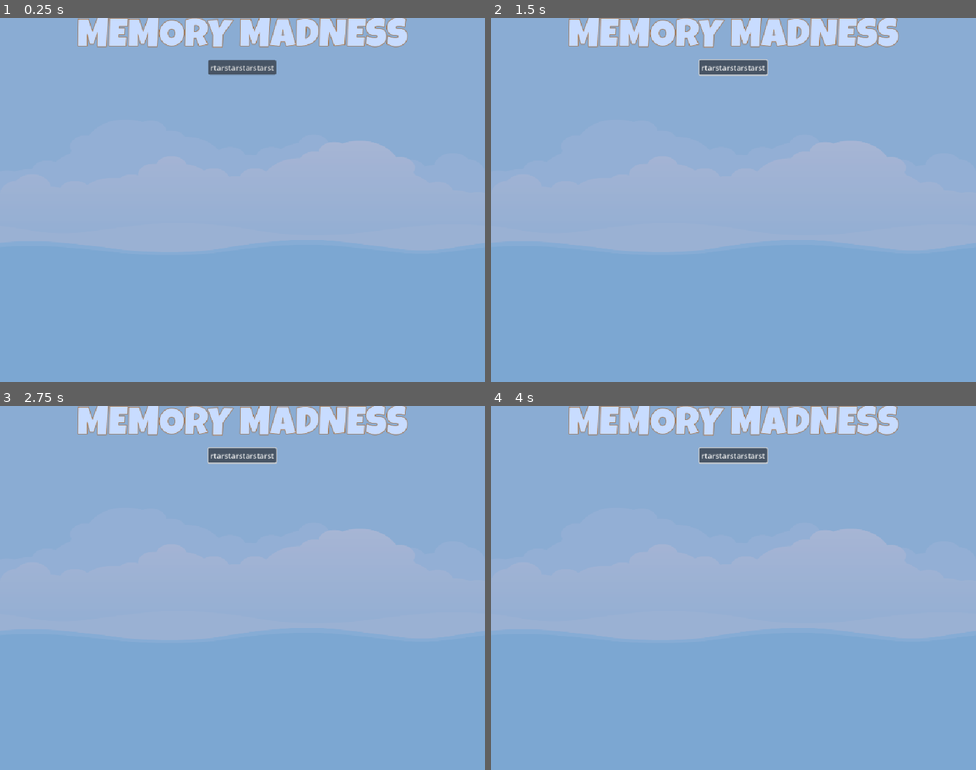
Above: before the commit, frames 1-4 (two rows, left to right).
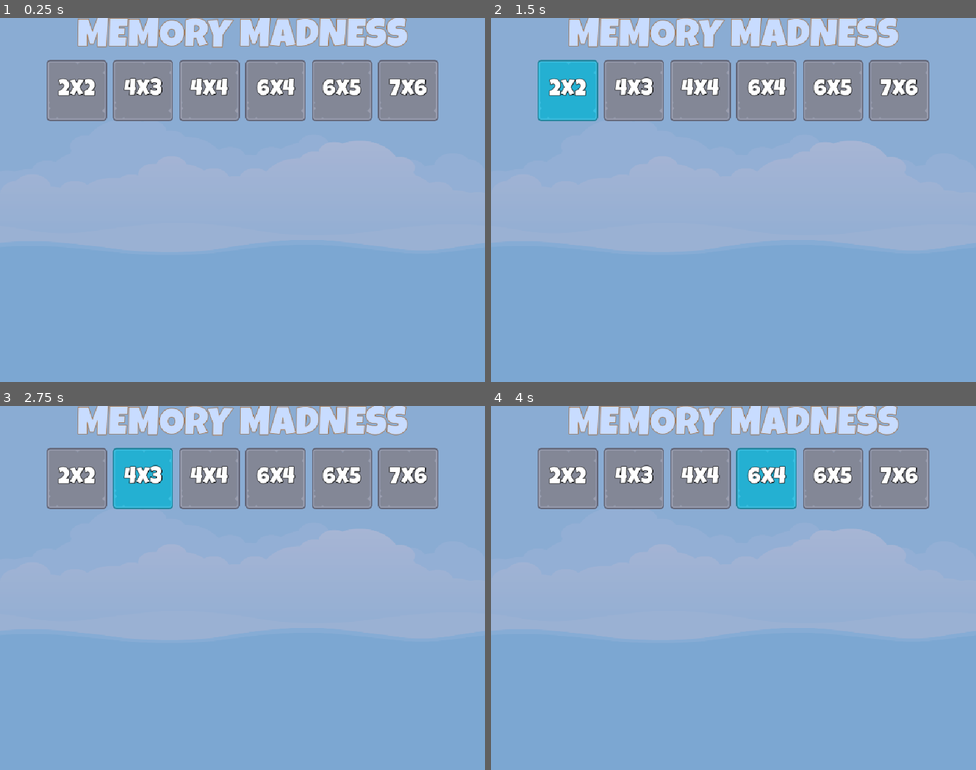
Above: after the commit, the same moments.

Repository: Sanaubia/MemoryMadness
Game: Godot game, scene res://Scenes/Master/Master.tscn
Same seed, same stepped clock (60 frames per second), same inputs: the game is played once before the commit and once after it.
Inputs (mouse positions are in pixels of both pictures, inside the frame that each line leads up to):
- Up to frame 1 (0.25 s): no input
- Up to frame 2 (1.5 s): click (733, 68) at 0.5 s, where only the run before the commit has a clickable "rtarstarstarstarst"; click (568, 90) at 1.25 s, where only the run after the commit has a clickable "2x2"
- Up to frame 3 (2.75 s): click (140, 478) at 2 s, where only the run after the commit has a clickable "4x3"
- Up to frame 4 (4 s): click (699, 478) at 2.75 s, where only the run after the commit has a clickable "4x4"; click (767, 478) at 3.5 s, where only the run after the commit has a clickable "6x4"

The runs differ from the first frame. In frame 1, 13% of the frame differs, in the area x 9-91%, y 11-29%; in frame 2, 13%; in frame 3, 13%; in frame 4, 13%.

Commit message:
level button implemented

Diff:
--- /dev/null
+++ b/Resources/ButtonText_48.tres
@@ -0,0 +1,10 @@
+[gd_resource type="LabelSettings" load_steps=2 format=3 uid="uid://cmcvxvsuq3slb"]
+
+[ext_resource type="FontFile" uid="uid://4bb2a4j2avfq" path="res://assets/fonts/LuckiestGuy-Regular.ttf" id="1_kny1p"]
+
+[resource]
+font = ExtResource("1_kny1p")
+font_size = 48
+outline_size = 4
+outline_color = Color(0, 0, 0, 1)
+shadow_color = Color(0, 0, 0, 0.5882353)
--- a/Resources/levels_data.tres
+++ b/Resources/levels_data.tres
@@ -21,7 +21,7 @@
 script = ExtResource("1_o0sab")
 level_number = 3
 rows = 4
-cols = 5
+cols = 4
 metadata/_custom_type_script = "uid://6otljgcc51a1"
 
 [sub_resource type="Resource" id="Resource_0amg5"]
--- /dev/null
+++ b/Scenes/LevelButton/LevelButton.gd
@@ -0,0 +1,17 @@
+extends TextureButton
+
+@export var level_number: int = 1
+@onready var label: Label = $Label
+
+func _ready() -> void:
+	var ls: LevelSettingResource = LevelDataSelector.get_level_setting(level_number)
+	if ls == null:
+		queue_free()
+	else:
+		label.text = "%dx%d" % [ls.get_cols(), ls.get_rows()]
+
+
+
+
+func _on_pressed() -> void:
+	pass # Replace with function body.
--- /dev/null
+++ b/Scenes/LevelButton/LevelButton.tscn
@@ -0,0 +1,45 @@
+[gd_scene load_steps=6 format=3 uid="uid://bee6q1jp78grj"]
+
+[ext_resource type="Texture2D" uid="uid://dw4j406brcekd" path="res://assets/ui/level_select_frame_128.png" id="1_3r2e7"]
+[ext_resource type="Texture2D" uid="uid://d4lkaexuxrl3b" path="res://assets/ui/level_select_frame_hover_128.png" id="2_anpwf"]
+[ext_resource type="Texture2D" uid="uid://bx5jbytyl7lx2" path="res://assets/ui/level_select_frame_select_128.png" id="3_uqdhg"]
+[ext_resource type="LabelSettings" uid="uid://cmcvxvsuq3slb" path="res://Resources/ButtonText_48.tres" id="4_anpwf"]
+[ext_resource type="Script" uid="uid://bjlssx4irt0b0" path="res://Scenes/LevelButton/LevelButton.gd" id="4_uqdhg"]
+
+[node name="LevelButton" type="TextureButton"]
+anchors_preset = 8
+anchor_left = 0.5
+anchor_top = 0.5
+anchor_right = 0.5
+anchor_bottom = 0.5
+offset_left = -20.0
+offset_top = -20.0
+offset_right = 20.0
+offset_bottom = 20.0
+grow_horizontal = 2
+grow_vertical = 2
+size_flags_horizontal = 0
+texture_normal = ExtResource("1_3r2e7")
+texture_pressed = ExtResource("3_uqdhg")
+texture_hover = ExtResource("2_anpwf")
+script = ExtResource("4_uqdhg")
+
+[node name="Label" type="Label" parent="."]
+layout_mode = 1
+anchors_preset = 8
+anchor_left = 0.5
+anchor_top = 0.5
+anchor_right = 0.5
+anchor_bottom = 0.5
+offset_left = -20.0
+offset_top = -11.5
+offset_right = 20.0
+offset_bottom = 11.5
+grow_horizontal = 2
+grow_vertical = 2
+text = "0x0"
+label_settings = ExtResource("4_anpwf")
+horizontal_alignment = 1
+vertical_alignment = 1
+
+[node name="Sound" type="AudioStreamPlayer" parent="."]
--- /dev/null
+++ b/Scenes/LevelButton/level_button.gd
@@ -0,0 +1,11 @@
+extends TextureButton
+
+
+# Called when the node enters the scene tree for the first time.
+func _ready() -> void:
+	pass # Replace with function body.
+
+
+# Called every frame. 'delta' is the elapsed time since the previous frame.
+func _process(delta: float) -> void:
+	pass
--- a/Scenes/Main/Main.tscn
+++ b/Scenes/Main/Main.tscn
@@ -1,6 +1,7 @@
-[gd_scene load_steps=2 format=3 uid="uid://dwxrys4ct1nbi"]
+[gd_scene load_steps=3 format=3 uid="uid://dwxrys4ct1nbi"]
 
 [ext_resource type="LabelSettings" uid="uid://bfei3jk0n3bqm" path="res://Resources/TitleLabel_84.tres" id="1_p8rbg"]
+[ext_resource type="PackedScene" uid="uid://bee6q1jp78grj" path="res://Scenes/LevelButton/LevelButton.tscn" id="2_qtv3y"]
 
 [node name="Main" type="Control"]
 layout_mode = 3
@@ -39,10 +40,30 @@
 layout_mode = 2
 size_flags_horizontal = 4
 size_flags_vertical = 4
+theme_override_constants/separation = 12
 
-[node name="Button" type="Button" parent="VBoxContainer/HBoxContainerLevels"]
+[node name="LevelButton" parent="VBoxContainer/HBoxContainerLevels" instance=ExtResource("2_qtv3y")]
 layout_mode = 2
-text = "rtarstarstarstarst"
+
+[node name="LevelButton2" parent="VBoxContainer/HBoxContainerLevels" instance=ExtResource("2_qtv3y")]
+layout_mode = 2
+level_number = 2
+
+[node name="LevelButton3" parent="VBoxContainer/HBoxContainerLevels" instance=ExtResource("2_qtv3y")]
+layout_mode = 2
+level_number = 3
+
+[node name="LevelButton4" parent="VBoxContainer/HBoxContainerLevels" instance=ExtResource("2_qtv3y")]
+layout_mode = 2
+level_number = 4
+
+[node name="LevelButton5" parent="VBoxContainer/HBoxContainerLevels" instance=ExtResource("2_qtv3y")]
+layout_mode = 2
+level_number = 5
+
+[node name="LevelButton6" parent="VBoxContainer/HBoxContainerLevels" instance=ExtResource("2_qtv3y")]
+layout_mode = 2
+level_number = 6
 
 [node name="HBoxContainerSprites" type="HBoxContainer" parent="VBoxContainer"]
 layout_mode = 2
--- a/project.godot
+++ b/project.godot
@@ -29,6 +29,7 @@
 [editor]
 
 naming/scene_name_casing=1
+naming/script_name_casing=1
 
 [rendering]
 
Not shown, added: Scenes/LevelButton/LevelButton.gd.uid
Not shown, added: Scenes/LevelButton/level_button.gd.uid
